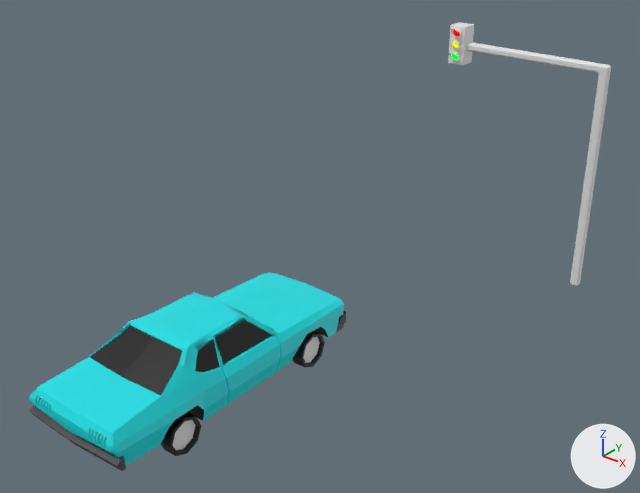
One commit to the glTF model assets/traffic_light.gltf: the scene before it, then after it.
Both versions are drawn from a 50 mm lens placed at (5.64, -9.91, 4.84), pointed at (0.44, -3.41, 0.81). Every picture has the same lights, and +X, +Y and +Z are marked at lower right. Where no turn or scale is listed for an object, it has been applied to the vertices.

Names of what the first picture shows: 'Cube', 'LightBox', 'Poll'.
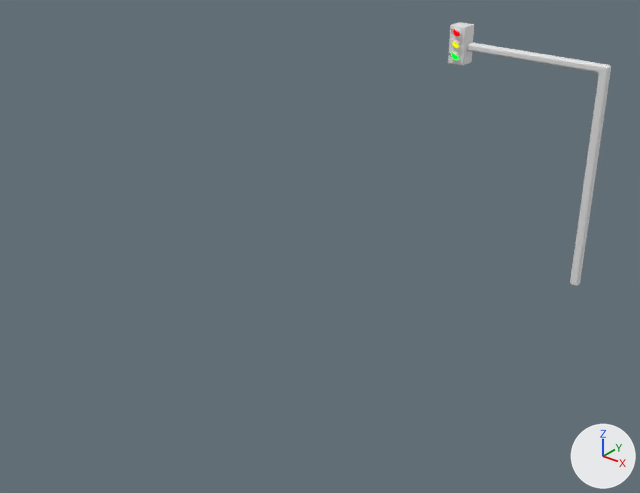
Changed parts and their boxes (x1, y1, x2, y2) in the pictures (640 x 493 px):
'Cube', deleted (cyan): before (29, 272, 346, 471)
    faces in mat_blue (cyan #00e2e7): (29, 272, 344, 465)
    faces in mat_black (black #000000): (90, 311, 346, 456)
    faces in mat_grey (black #444444): (29, 324, 344, 471)
    faces in mat_white (white #e7e7e7): (48, 337, 320, 450)

The change, as a list of edits to the scene's bpy script:
```text
Remove ob_cube:
    ob_cube = bpy.data.objects.new('Cube', me_cube_001)
    ob_cube.location = (-0.007, -4.936, 0.0)
```
